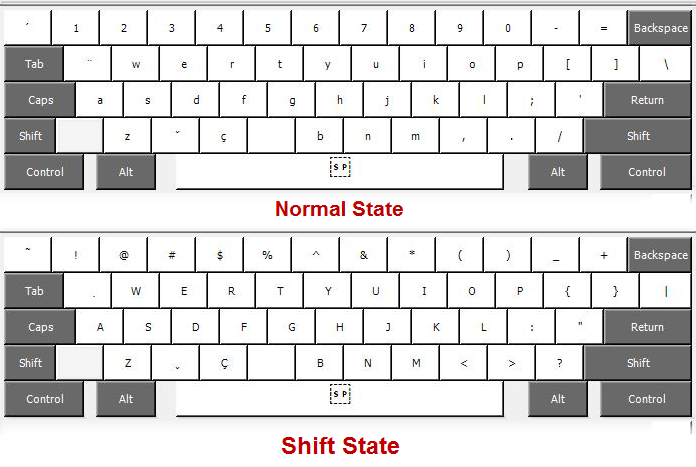
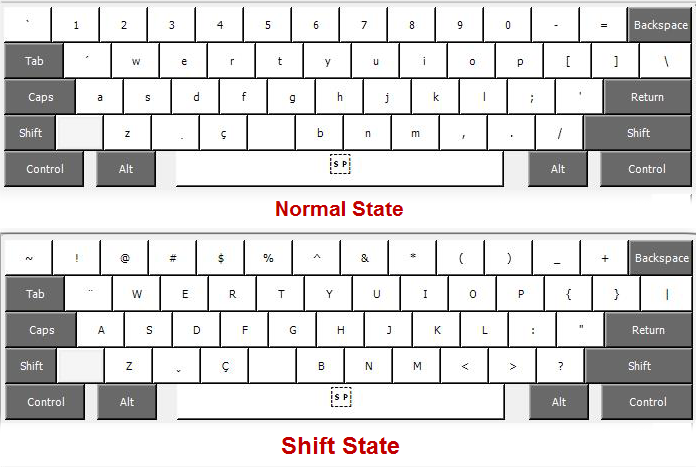
The second 696 × 467 image is a revision of the first. Changes to its layers:
renamed "Layer 3" to "Layer 4", painted on it over [0, 3, 695, 193]
renamed "Layer 2" to "Layer 5", painted on it over [0, 231, 696, 434]
